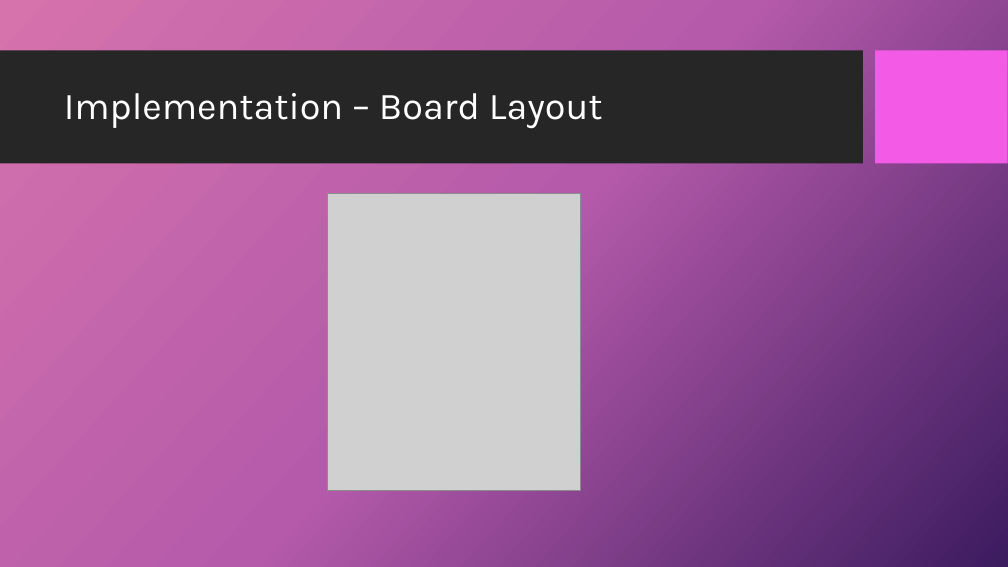
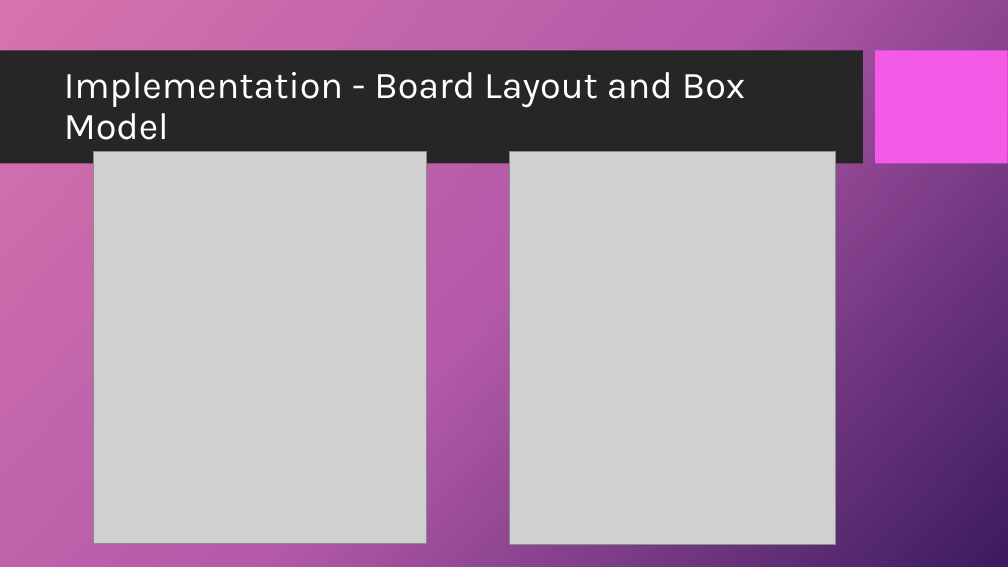
Before and after one commit to dandz12/ECE411-Practicum-Project, a slide deck: slide 16 of ECE411 - Final Presentation.pptx (slide 15 before the commit). Drawn at 1008x567 pixels with LibreOffice and Linux fonts; fonts in the diff are those of the drawing; grey boxes stand for pictures; background and template pictures are left out. Boxes give left, top, right and bottom in pixels: in the first picture for what was removed or moved away, otherwise in the second. Text is boxed around its words. In the diff, an @@ line names an element or a change of style, - is before the commit and + after.

```diff
--- a/ECE411 - Final Presentation.pptx
+++ b/ECE411 - Final Presentation.pptx
@@ title at box(64, 72, 745, 140): text changed @@
-Implementation – Board Layout
+Implementation - Board Layout and Box Model
@@ picture: place and size @@
-picture at box(327, 194, 581, 492)
+picture at box(93, 152, 426, 544)
@@ picture added at box(510, 152, 836, 544) @@
```
Also in this commit, not shown: 13 other slides changed, 6 slides added, 5 slides removed, 1 other file.
